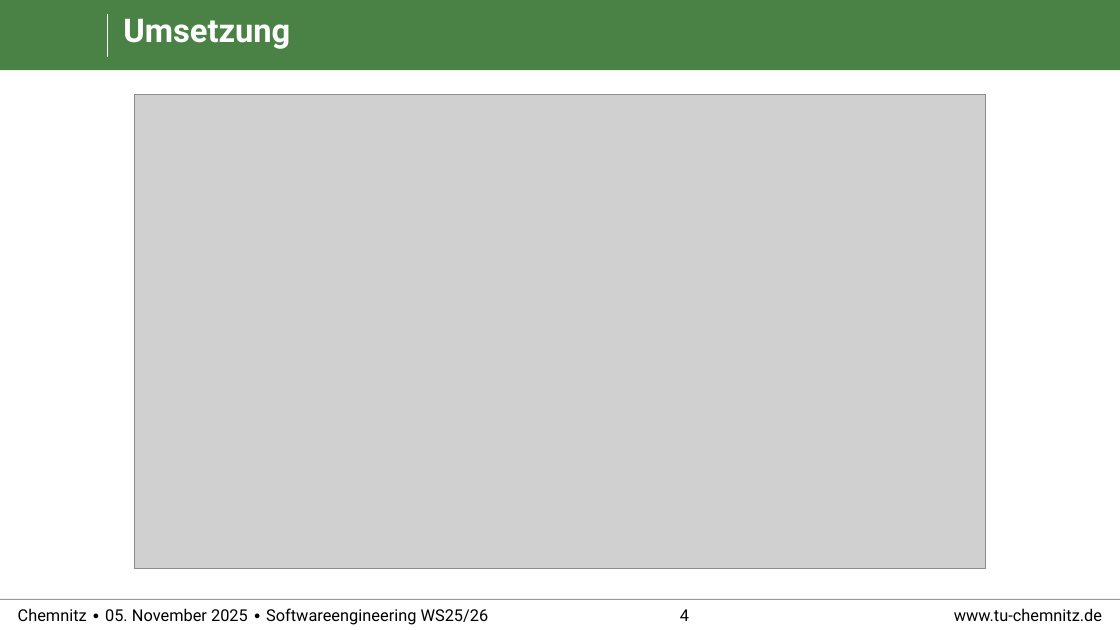
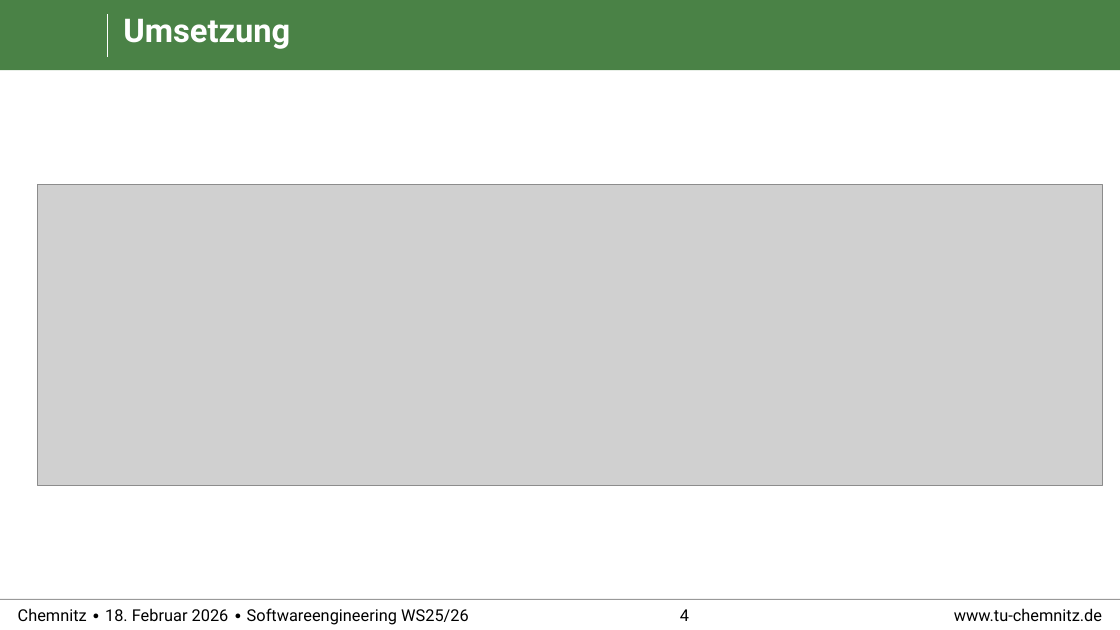
Before and after one commit to RealBiggerBo/Softwaretechnik, a slide deck: slide 4 of Abschlusspräsentation/Abschlusspräsentation.pptx. Drawn at 1120x630 pixels with LibreOffice and Linux fonts; fonts in the diff are those of the drawing; grey boxes stand for pictures; background and template pictures are left out. Boxes give left, top, right and bottom in pixels: in the first picture for what was removed or moved away, otherwise in the second. Text is boxed around its words. In the diff, an @@ line names an element or a change of style, - is before the commit and + after.

```diff
--- a/Abschlusspräsentation/Abschlusspräsentation.pptx
+++ b/Abschlusspräsentation/Abschlusspräsentation.pptx
@@ picture: place and size @@
-picture at box(135, 94, 986, 569)
+picture at box(38, 185, 1102, 486)
@@ text at box(18, 608, 469, 625): text changed @@
-Chemnitz ∙ 05. November 2025 ∙ Softwareengineering WS25/26
+Chemnitz ∙ 18. Februar 2026 ∙ Softwareengineering WS25/26
```
Also in this commit, not shown: 8 other slides changed.
